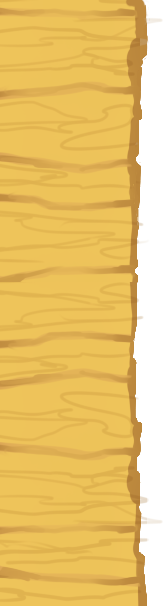
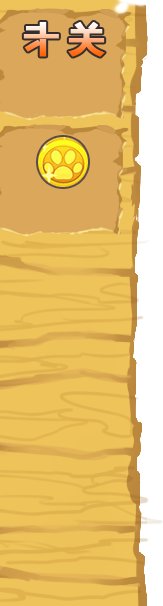
Layer changes from the first (163, 606) image to the second:
hid "图层 1" over [0, 0, 163, 282]
